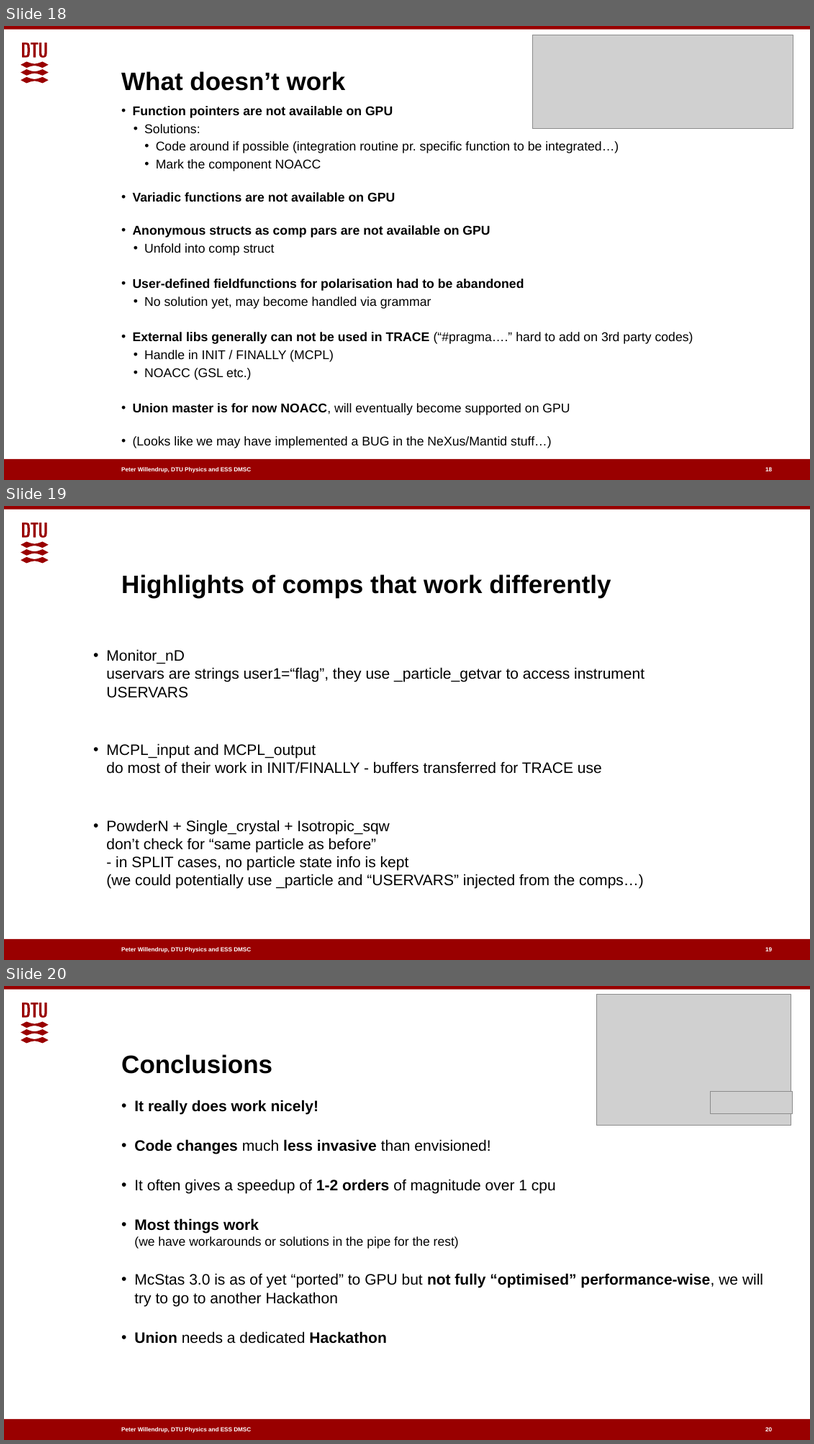
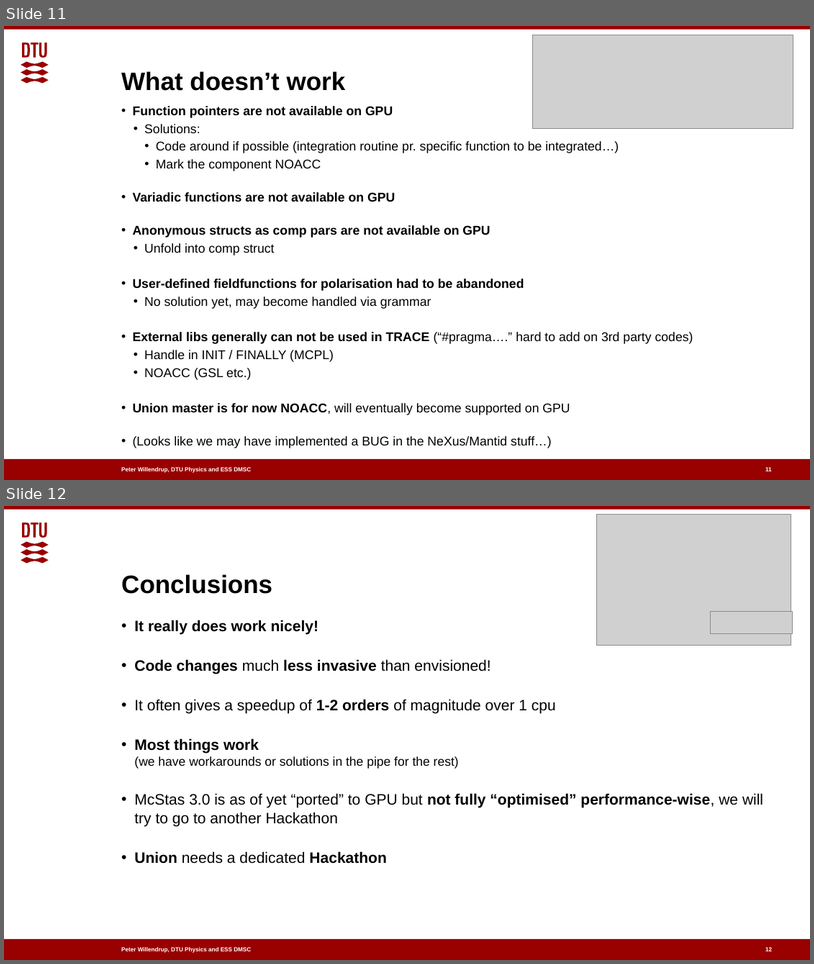
Before and after one commit to McStasMcXtrace/Schools, a slide deck: ESS_May_2021/Friday_May_7th/3_Writing_a_component/1_McStas-3.0-GPU.pptx. Shown one above the other, each under a label of ours: slides 18, 19 and 20 before the commit, slides 11 and 12 after it. The pictures are 814x1444 and 814x964 pixels, drawn with LibreOffice and Linux fonts; fonts in the diff are those of the drawing; grey boxes stand for pictures; background and template pictures are left out. Boxes give left, top, right and bottom in pixels: in the first picture for what was removed or moved away, otherwise in the second. Text is boxed around its words. In the diff, an @@ line names an element or a change of style, - is before the commit and + after.

```diff
--- a/ESS_May_2021/Friday_May_7th/3_Writing_a_component/1_McStas-3.0-GPU.pptx
+++ b/ESS_May_2021/Friday_May_7th/3_Writing_a_component/1_McStas-3.0-GPU.pptx
@@ slide 19 removed at bbox=[4, 506, 810, 960], background #FFFFFF; not listed: 4 template elements that a slide beside it also shows @@
@@ title removed at bbox=[121, 574, 611, 598] @@
-Highlights of comps that work differently
@@ text removed at bbox=[106, 649, 645, 889] @@
-• Monitor_nD
-  uservars are strings user1=“flag”, they use _particle_getvar to access instrument USERVARS
-• MCPL_input and MCPL_output
-  do most of their work in INIT/FINALLY - buffers transferred for TRACE use
-• PowderN + Single_crystal + Isotropic_sqw
-  don’t check for “same particle as before”
-  - in SPLIT cases, no particle state info is kept
-  (we could potentially use _particle and “USERVARS” injected from the comps…)
@@ page number removed at bbox=[766, 947, 772, 952] @@
-19
@@ what was slide 18 is now slide 11 @@
@@ page number at bbox=[766, 467, 772, 472]: text changed @@
-18
+11
@@ what was slide 20 is now slide 12 @@
@@ page number at bbox=[766, 947, 772, 952]: text changed @@
-20
+12
```
Also in this commit, not shown: 1 slide changed, 7 other slides removed, 2 other files.
